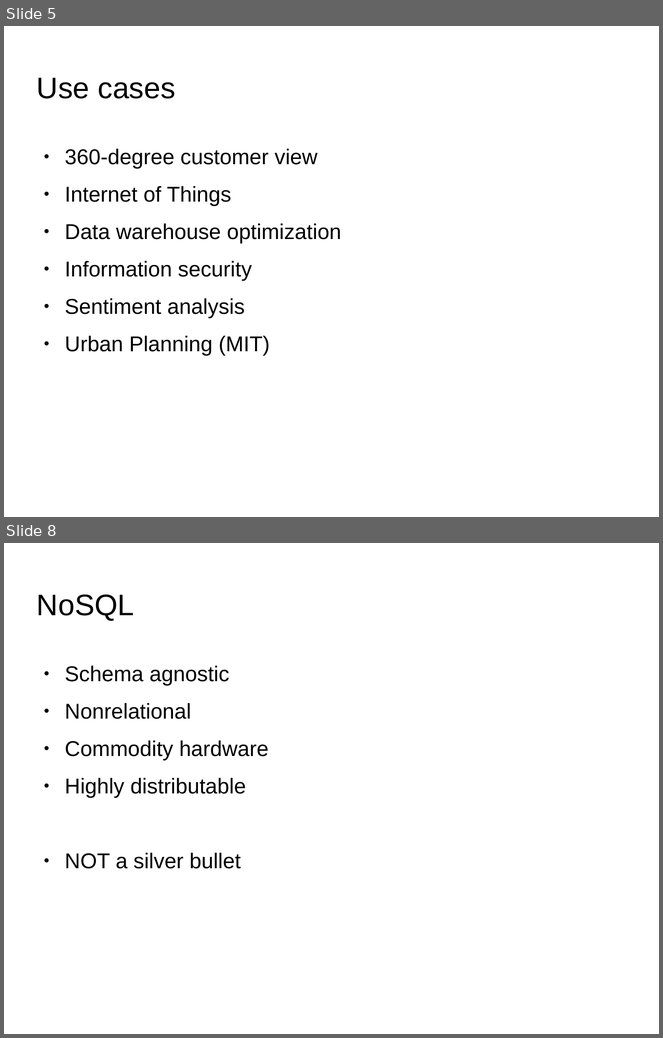
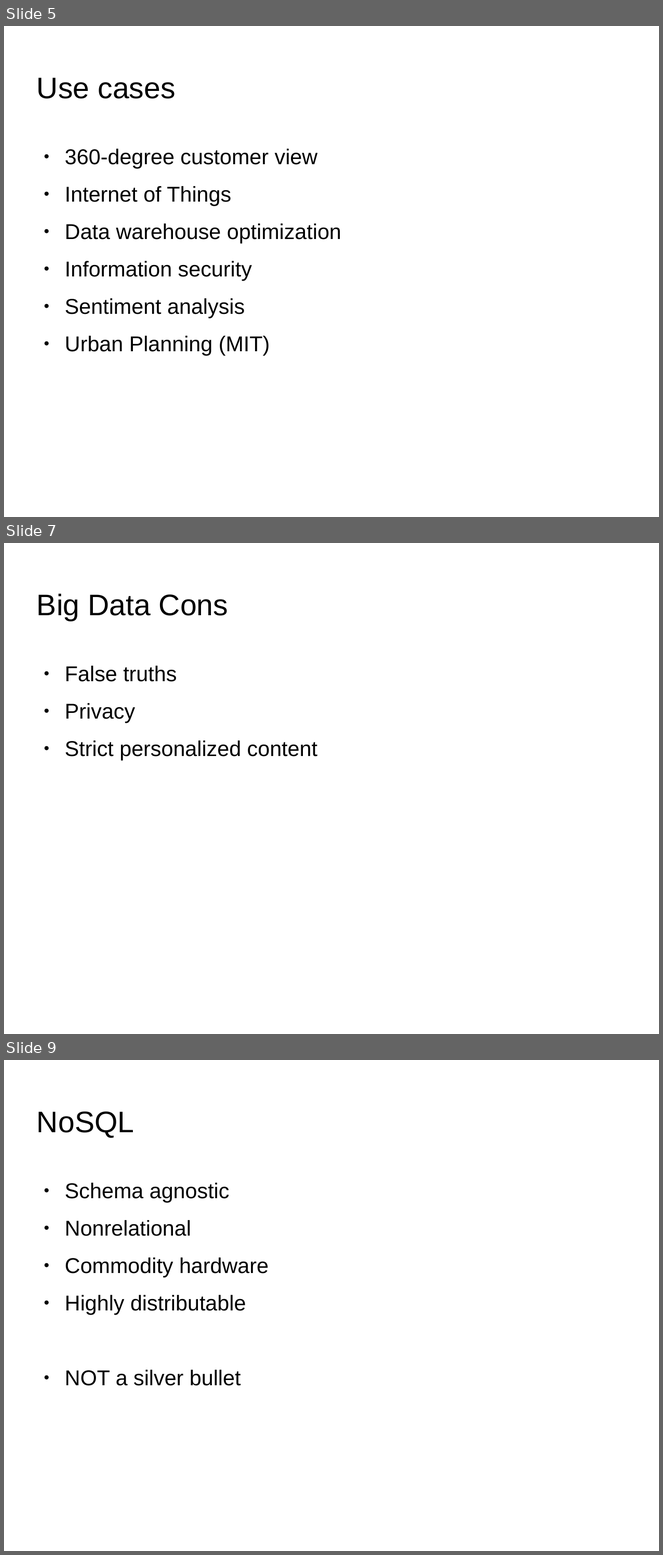
Before and after one commit to qiozas/Documents, a slide deck: fosscomm-2016/Big Data Streaming - FOSSCOMM 2016.odp. Shown one above the other, each under a label of ours: slides 5 and 8 before the commit, slides 5, 7 and 9 after it; the slides between them are not shown. The pictures are 663x1038 and 663x1555 pixels, drawn with LibreOffice and Linux fonts; fonts in the diff are those of the drawing; background and template pictures are left out. Boxes give left, top, right and bottom in pixels: in the first picture for what was removed or moved away, otherwise in the second. Text is boxed around its words. In the diff, an @@ line names an element or a change of style, - is before the commit and + after.

```diff
--- a/fosscomm-2016/Big Data Streaming - FOSSCOMM 2016.odp
+++ b/fosscomm-2016/Big Data Streaming - FOSSCOMM 2016.odp
@@ slide 7 added at [4, 543, 659, 1034], background picture (left out) @@
@@ title added at [37, 593, 228, 621], 36 pt, text #000000 @@
+Big Data Cons
@@ text added at [65, 666, 318, 760], 26 pt, text #000000 @@
+● False truths
+● Privacy
+● Strict personalized content
@@ what was slide 8 is now slide 9 @@
```
Also in this commit, not shown: 5 slides changed, 1 other slide added, 1 other file.
